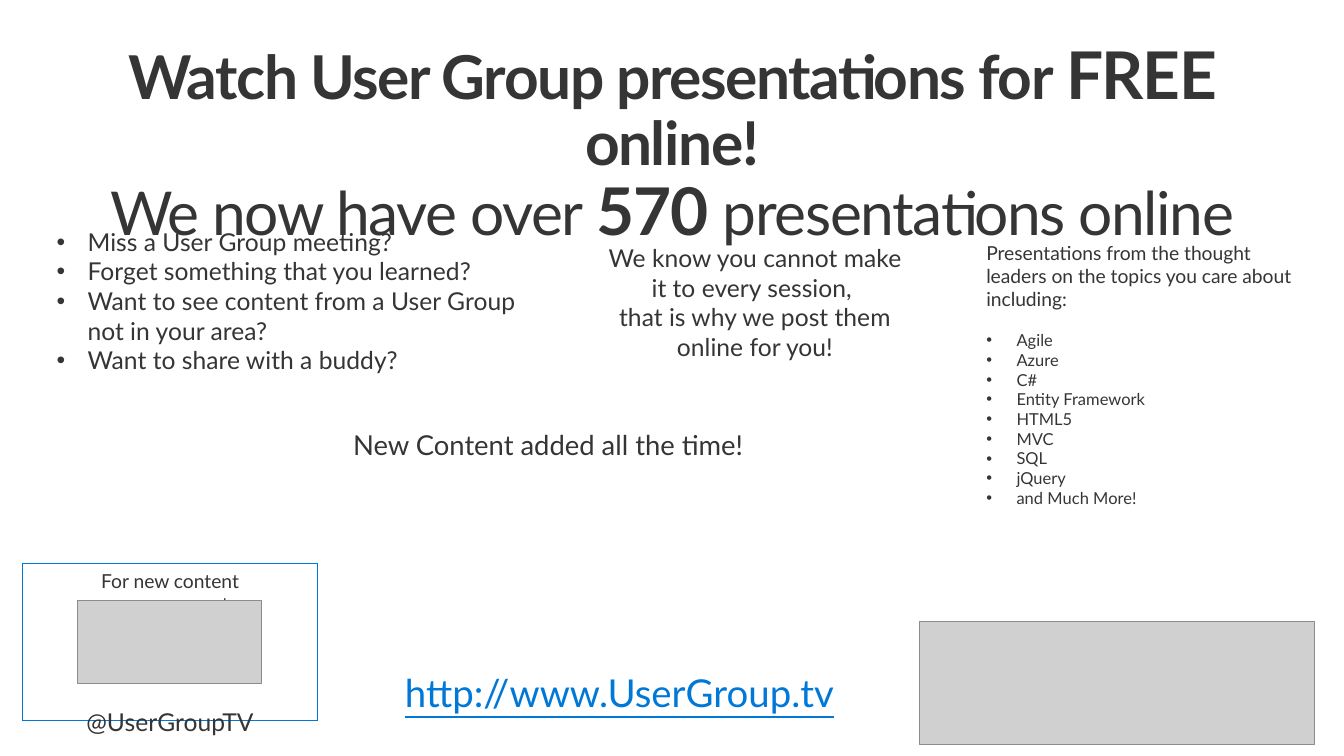
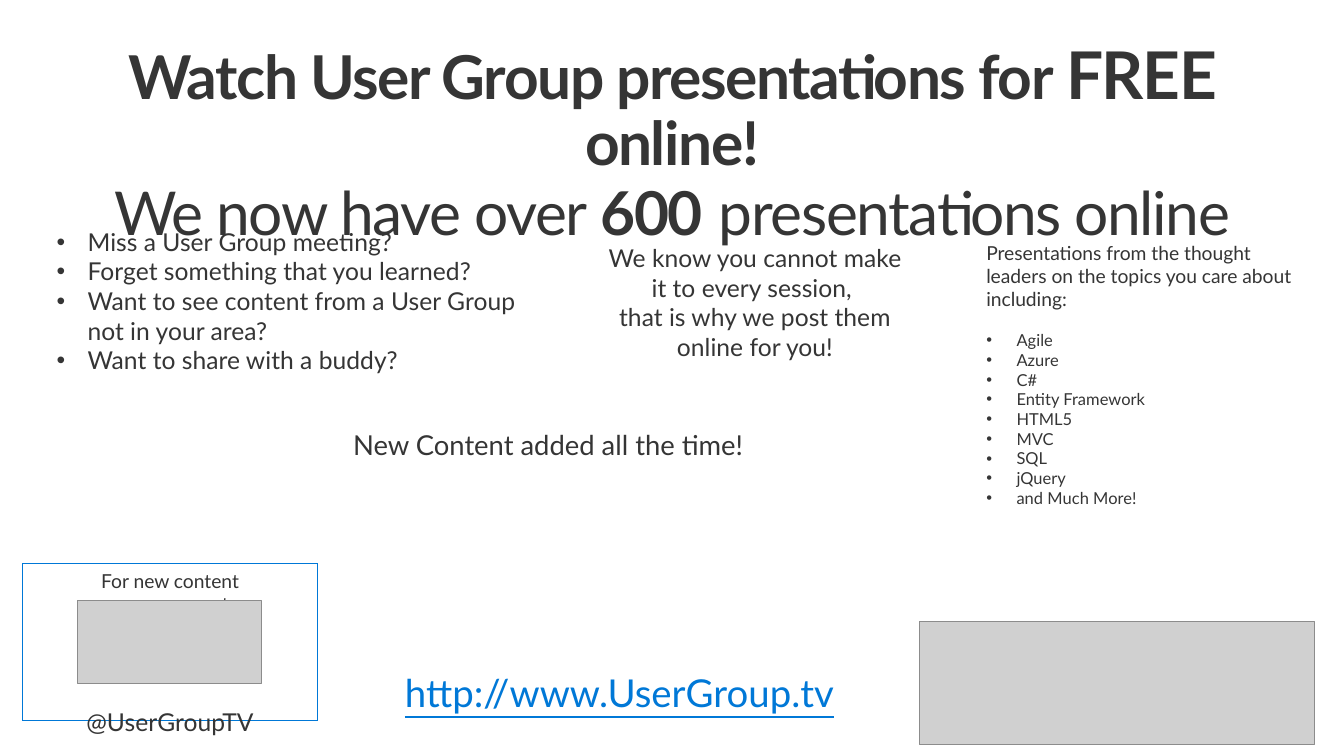
Before and after one commit to shawnweisfeld/20170614_AzureDW, a slide deck: slide 7 of Intro to Azure SQL Data Warehouse.pptx. Drawn at 1344x756 pixels with LibreOffice and Linux fonts; fonts in the diff are those of the drawing; grey boxes stand for pictures; background and template pictures are left out. Boxes give left, top, right and bottom in pixels: in the first picture for what was removed or moved away, otherwise in the second. Text is boxed around its words. In the diff, an @@ line names an element or a change of style, - is before the commit and + after.

```diff
--- a/Intro to Azure SQL Data Warehouse.pptx
+++ b/Intro to Azure SQL Data Warehouse.pptx
@@ title at (114, 51, 1231, 247): text changed @@
-Watch User Group presentations for FREE online!
-We now have over 570 presentations online
+Watch User Group presentations for FREE online!
+We now have over 600 presentations online
```
Also in this commit, not shown: 3 other slides changed.
